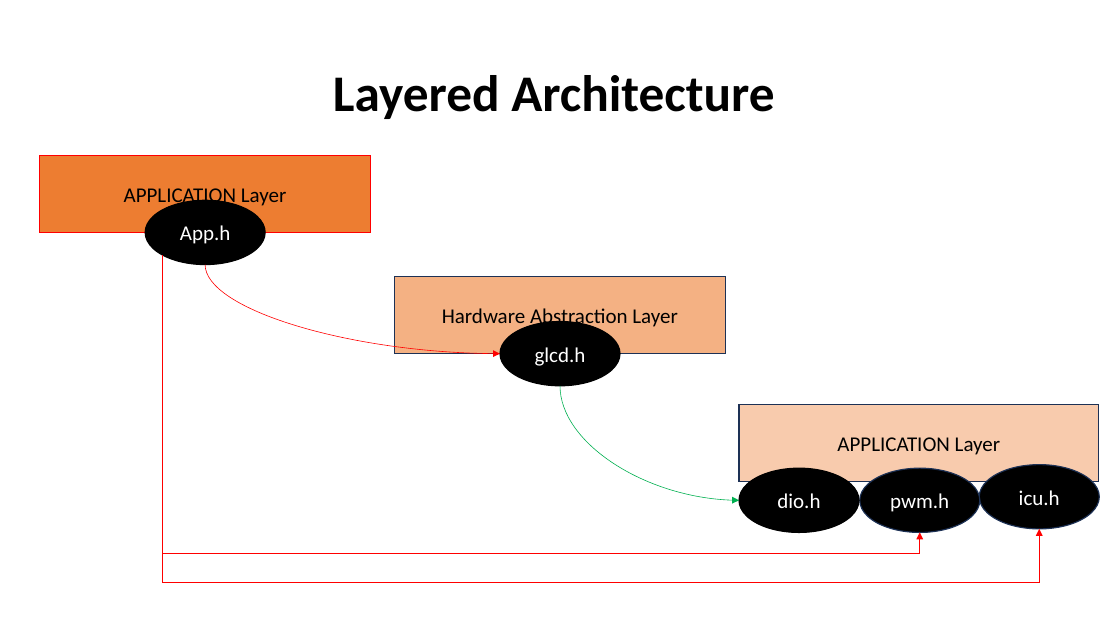
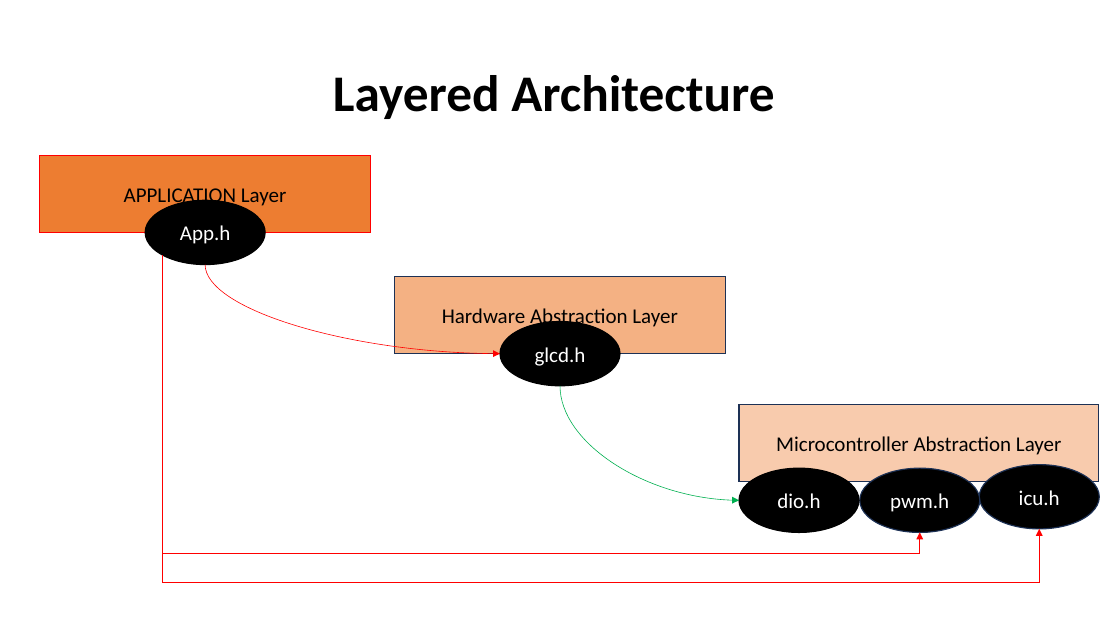
Before and after one commit to zzalimuhammad/PWMDrawer, a slide deck: slide 2 of Presentation.pptx. Drawn at 1120x630 pixels with LibreOffice and Linux fonts; fonts in the diff are those of the drawing. Boxes give left, top, right and bottom in pixels: in the first picture for what was removed or moved away, otherwise in the second. Text is boxed around its words. In the diff, an @@ line names an element or a change of style, - is before the commit and + after.

```diff
--- a/Presentation.pptx
+++ b/Presentation.pptx
@@ text in rectangle at [776,436,1061,455]: text changed @@
-APPLICATION Layer
+Microcontroller Abstraction Layer
```
Also in this commit, not shown: 2 other files.
